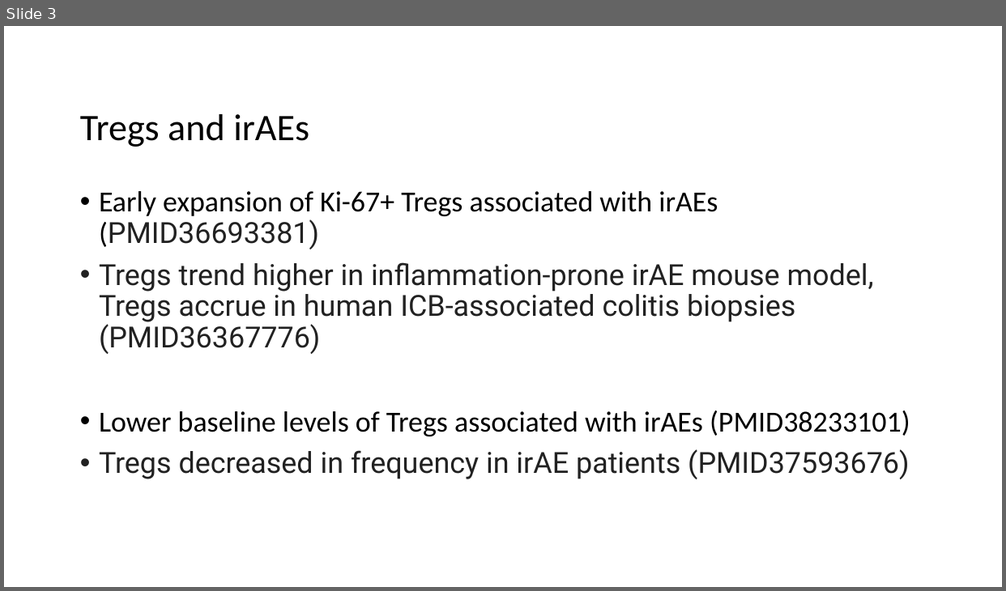
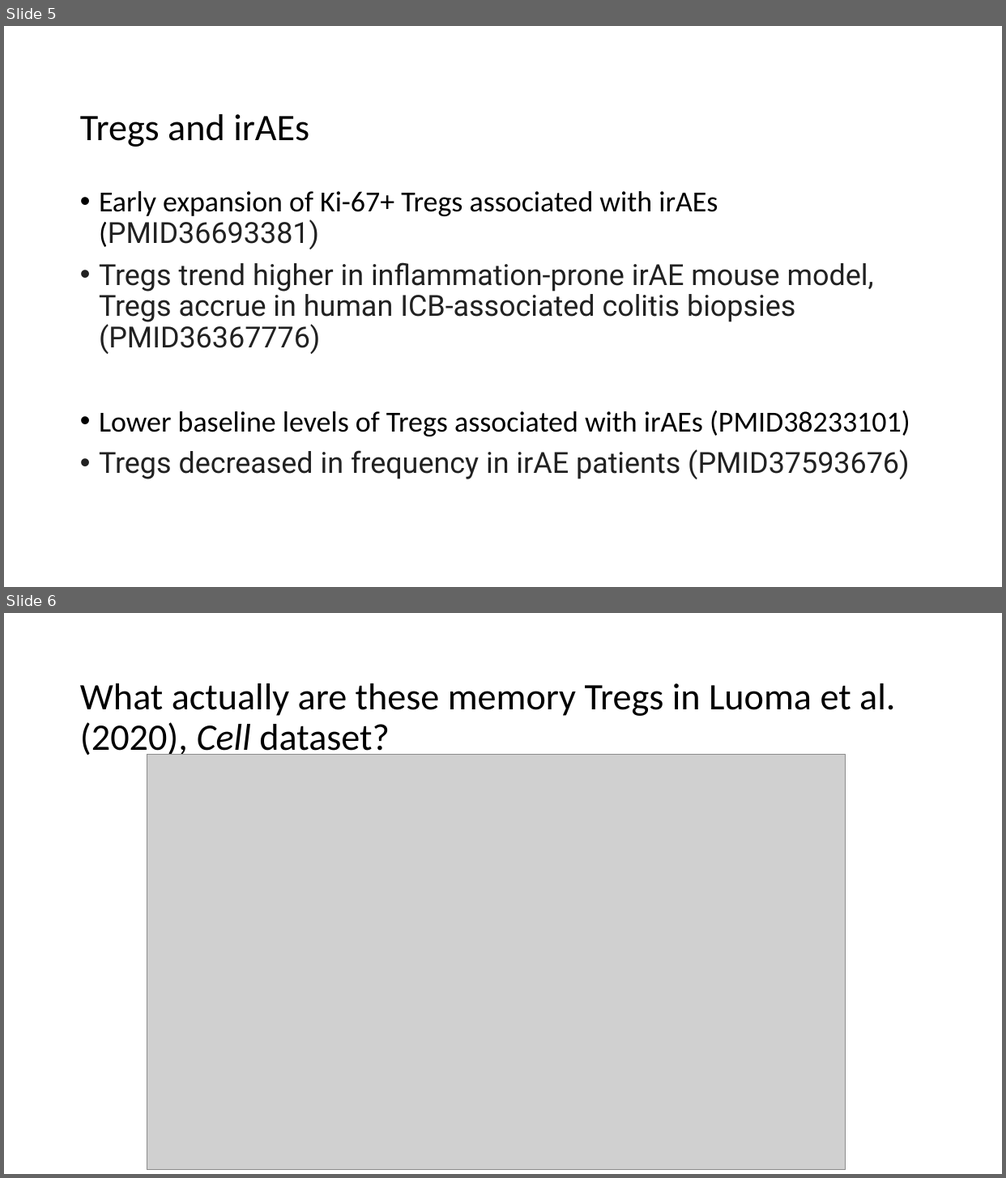
Before and after one commit to tybottorff/bottorffdocs, a slide deck: presentations/weekly_meetings/3_14_24.pptx. Shown one above the other, each under a label of ours: slide 3 before the commit, slides 5 and 6 after it. The pictures are 1006x591 and 1006x1178 pixels, drawn with LibreOffice and Linux fonts; fonts in the diff are those of the drawing; grey boxes stand for pictures. Boxes give left, top, right and bottom in pixels: in the first picture for what was removed or moved away, otherwise in the second. Text is boxed around its words. In the diff, an @@ line names an element or a change of style, - is before the commit and + after.

```diff
--- a/presentations/weekly_meetings/3_14_24.pptx
+++ b/presentations/weekly_meetings/3_14_24.pptx
@@ slide 6 added at bbox=[4, 613, 1002, 1174], background #FFFFFF @@
@@ title added at bbox=[80, 683, 895, 760], 36 pt, text #000000 @@
+What actually are these memory Tregs in Luoma et al. (2020), Cell dataset?
@@ picture added at bbox=[147, 755, 846, 1170] @@
@@ what was slide 3 is now slide 5 @@
```
Also in this commit, not shown: 1 slide changed, 4 other slides added, 2 slides removed, 1 other file.
